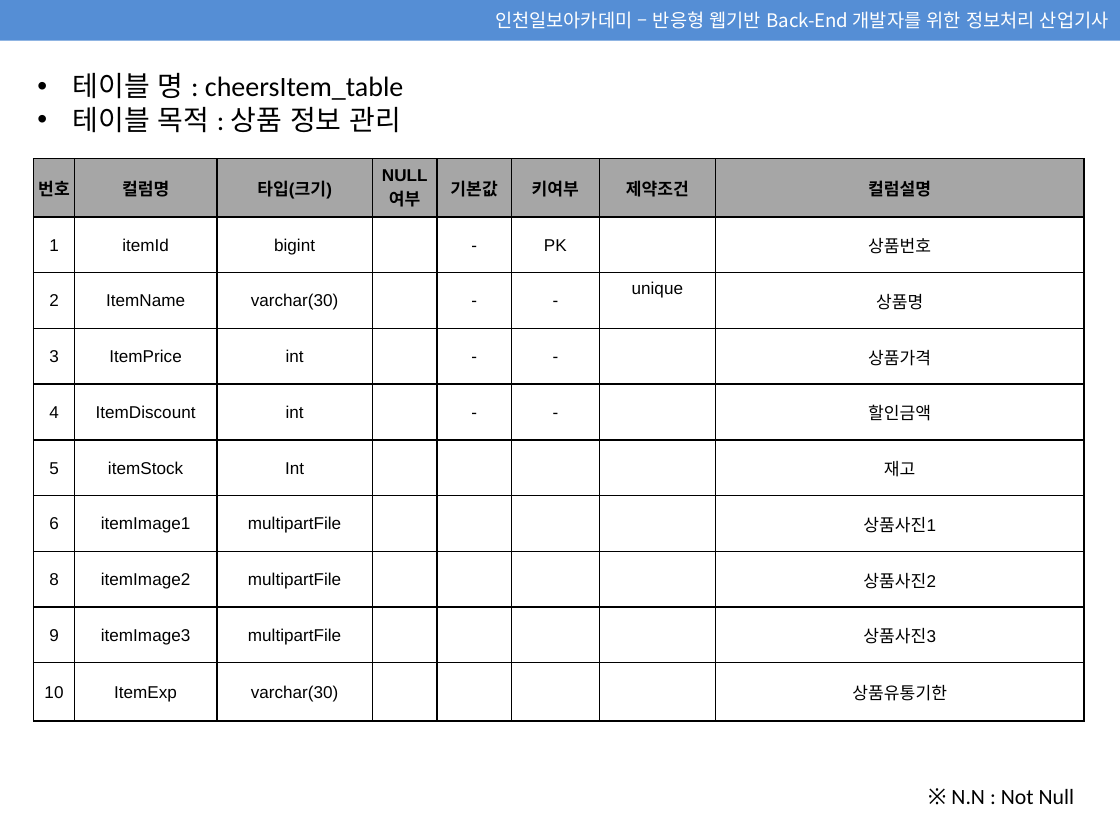
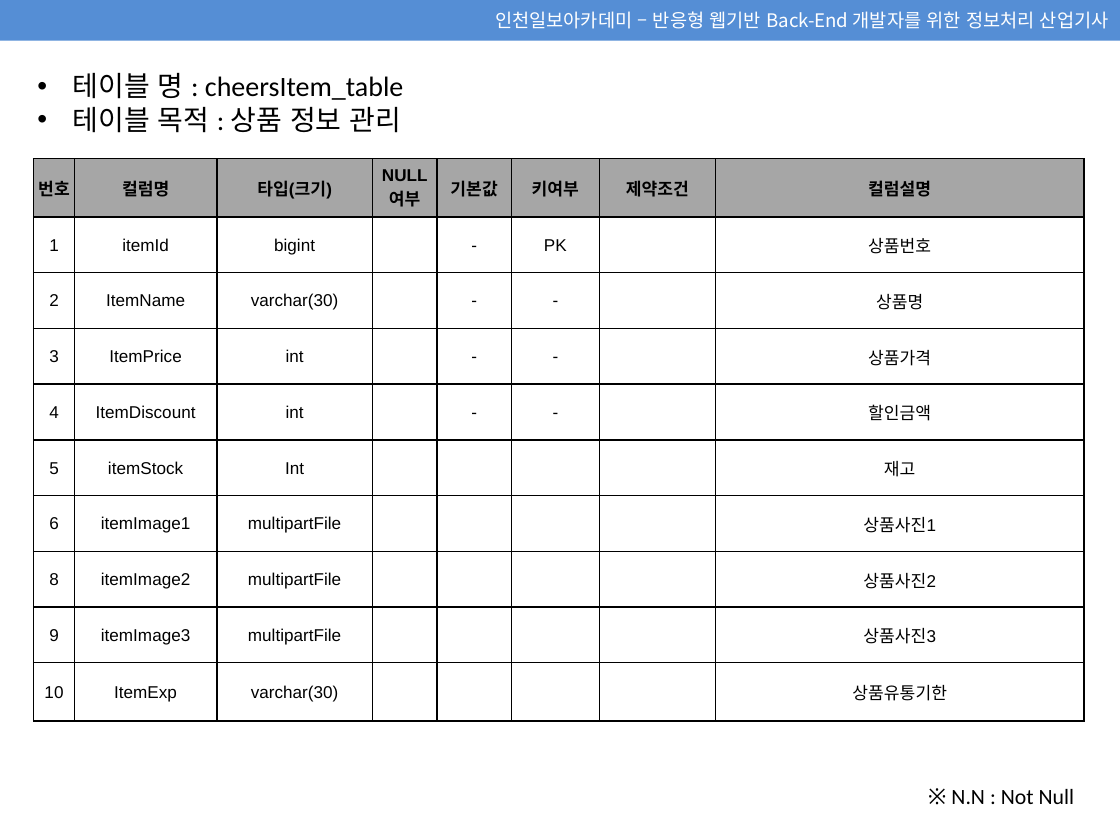
Before and after one commit to jsb0095/CheersMall, a slide deck: slide 3 of 02_DB 진수빈 수정본.pptx (slide 4 before the commit). Drawn at 1120x840 pixels with LibreOffice and Linux fonts; fonts in the diff are those of the drawing. Boxes give left, top, right and bottom in pixels: in the first picture for what was removed or moved away, otherwise in the second. Text is boxed around its words. In the diff, an @@ line names an element or a change of style, - is before the commit and + after.

```diff
--- a/02_DB 진수빈 수정본.pptx
+++ b/02_DB 진수빈 수정본.pptx
@@ table at box(34, 159, 1084, 721) @@
-row 3, column 7: unique
+row 3, column 7: 
```
Also in this commit, not shown: 6 other slides changed, 1 slide removed, 12 other files.
